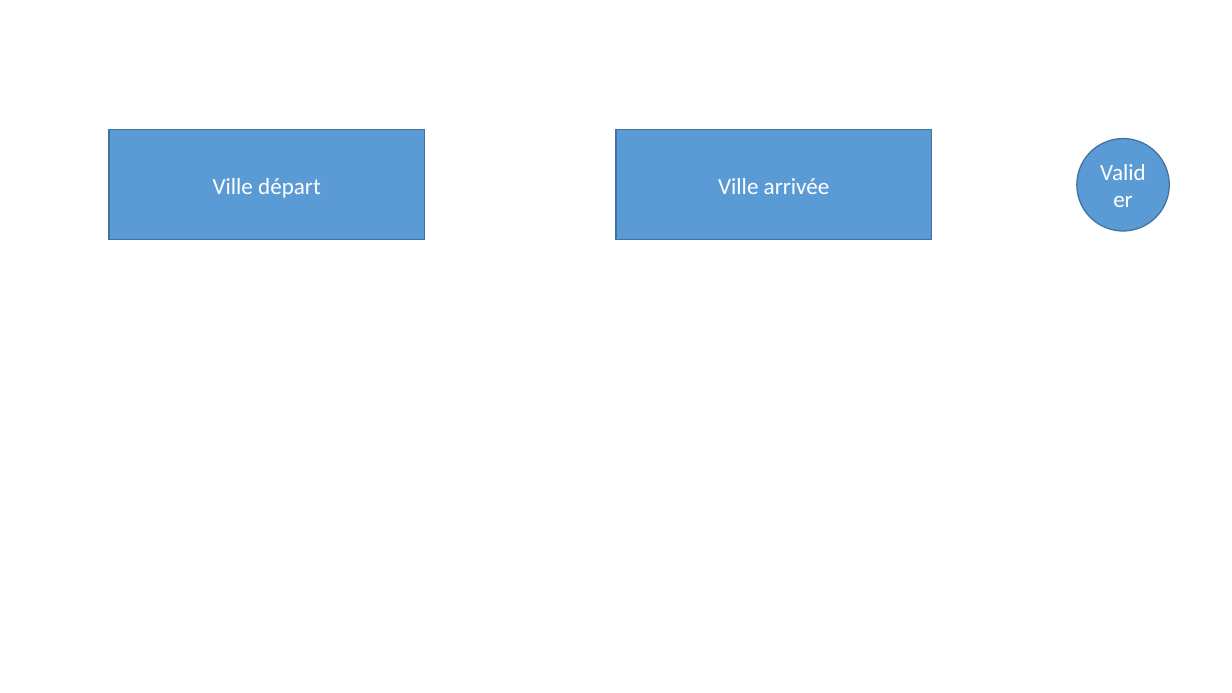
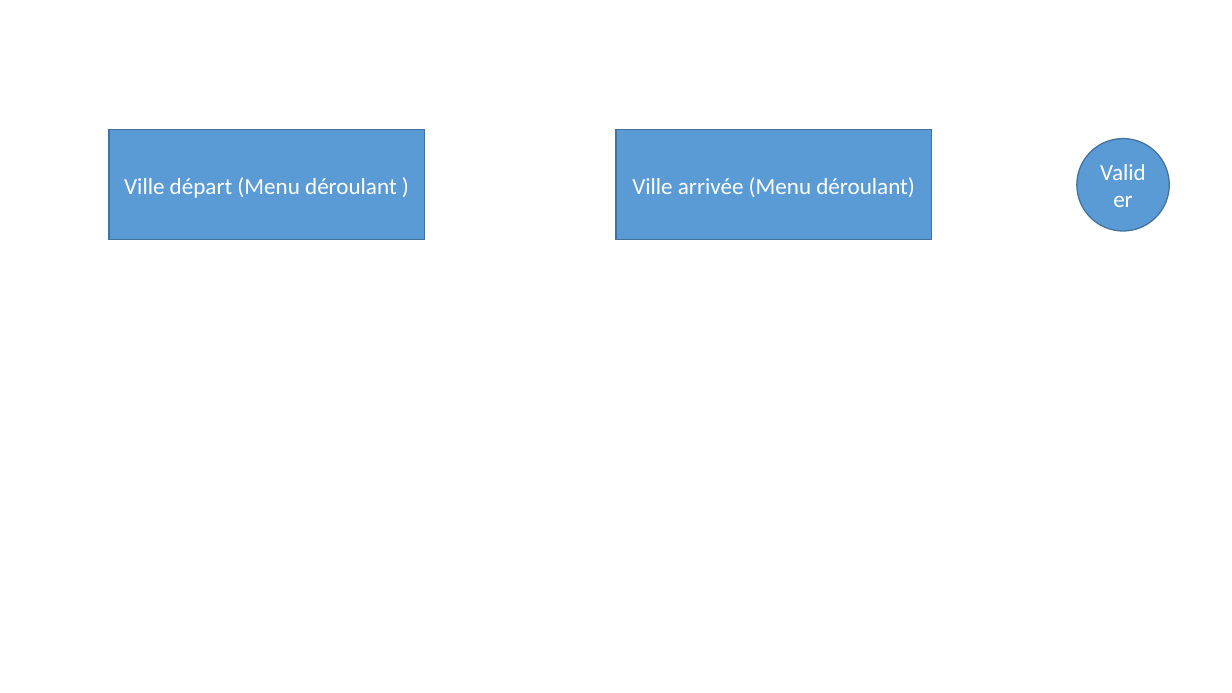
Before and after one commit to armelle23/projet_bdd, a slide deck: slide 2 of Présentation1.pptx. Drawn at 1232x693 pixels with LibreOffice and Linux fonts; fonts in the diff are those of the drawing. Boxes give left, top, right and bottom in pixels: in the first picture for what was removed or moved away, otherwise in the second. Text is boxed around its words. In the diff, an @@ line names an element or a change of style, - is before the commit and + after.

```diff
--- a/Présentation1.pptx
+++ b/Présentation1.pptx
@@ text in rectangle at [124, 177, 397, 198]: text changed @@
-Ville départ
+Ville départ (Menu déroulant )
@@ text in rectangle at [632, 177, 915, 197]: text changed @@
-Ville arrivée
+Ville arrivée (Menu déroulant)
```
Also in this commit, not shown: 1 other slide changed, 18 other files.
